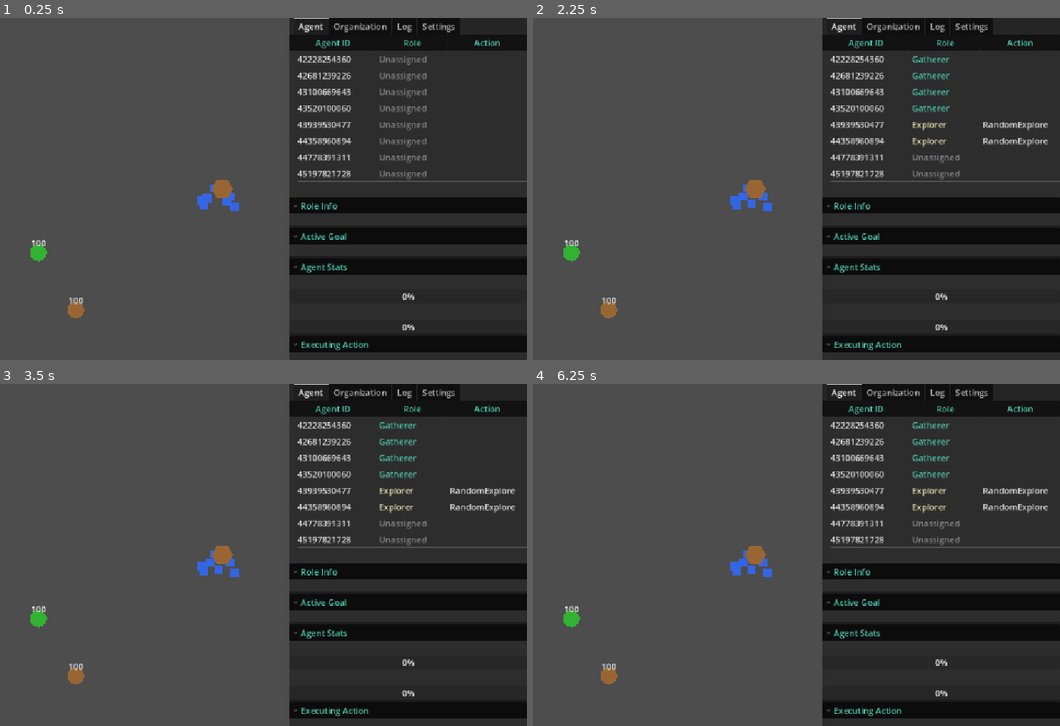
Above: before the commit, frames 1-4 (two rows, left to right).
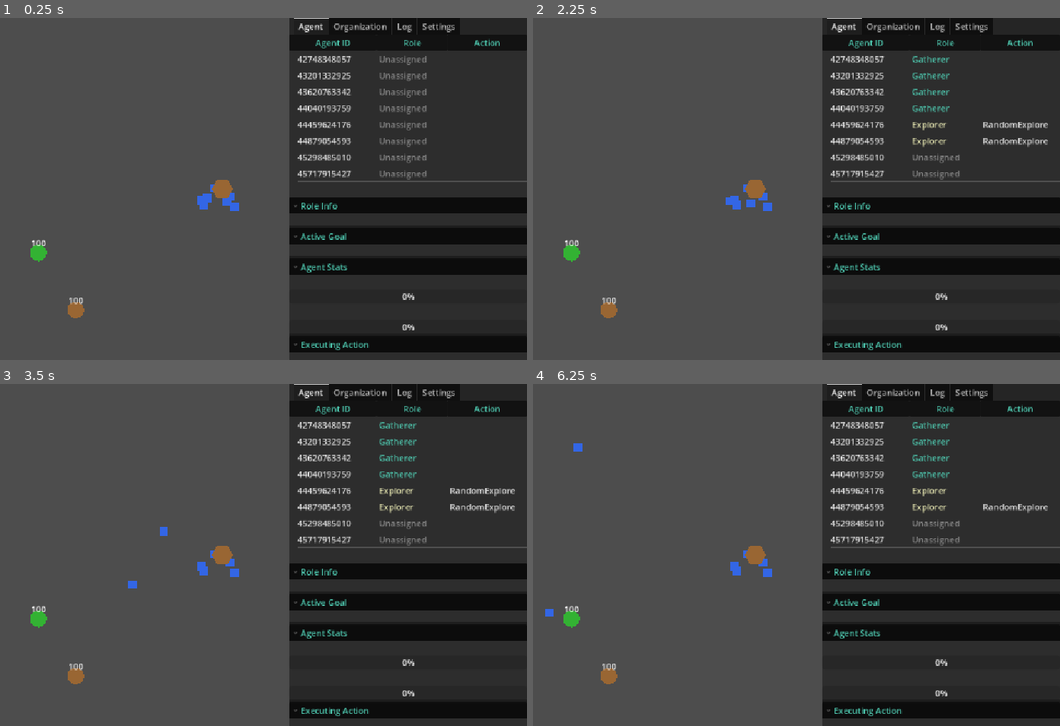
Above: after the commit, the same moments.

Repository: DoctorTangerina/colony-sim
Game: Godot game, scene res://Main.tscn
Two runs of this game, one before a commit and one after it. Both use one fixed random seed, a clock stepped at 60 frames per second and the inputs below.
Inputs:
- Up to frame 1 (0.25 s): no input
- Up to frame 2 (2.25 s): tap Enter at 0.5, 2 s; tap Space at 1.25 s
- Up to frame 3 (3.5 s): tap Space at 2.75 s
- Up to frame 4 (6.25 s): tap Enter at 5 s

The runs differ from the first frame. In frame 1, 0.5% of the frame differs, in the area x 57-67%, y 11-47%; in frame 2, 0.6%; in frame 3, 0.7%; in frame 4, 0.9%, in the area x 2-98%, y 11-68%.

Commit message:
feat: agents pass through each other, obstacle nodes via navigation avoidance
Agents no longer physically collide (collision_mask = 0 on the
CharacterBody2D; collision_layer stays 1 so the Nest TriggerZone still
detects them). ResourceNode and the Nest each get a NavigationObstacle2D
so agents route around them via NavigationAgent2D avoidance instead of
relying on physical collision - agents ignore each other's avoidance
(avoidance_mask/layers split) so the two behaviors don't conflict.

Movement now applies through the velocity_computed callback once
avoidance is enabled. Along the way, fixed the 5s move-timeout racing
against that physics-tied callback: it decremented via accumulated
_process delta, which could elapse well before 5 real seconds of
avoidance-gated movement when idle-process outpaces the physics tick -
switched to a Time.get_ticks_msec() deadline.

Co-Authored-By: Claude Sonnet 5 <noreply@anthropic.com>

Diff:
--- a/agents/agent.tscn
+++ b/agents/agent.tscn
@@ -13,6 +13,7 @@
 size = Vector2(16, 16)
 
 [node name="Agent" type="CharacterBody2D"]
+collision_mask = 0
 script = ExtResource("1_agent")
 
 [node name="CollisionShape2D" type="CollisionShape2D" parent="."]
@@ -20,7 +21,11 @@
 
 [node name="NavAgent" type="NavigationAgent2D" parent="."]
 path_desired_distance = 4.0
-target_desired_distance = 4.0
+target_desired_distance = 32.0
+radius = 8.0
+avoidance_enabled = true
+avoidance_layers = 2
+avoidance_mask = 1
 
 [node name="Sprite" type="Polygon2D" parent="."]
 color = Color(0.2, 0.4, 0.9, 1)
--- a/agents/navigator.gd
+++ b/agents/navigator.gd
@@ -8,7 +8,7 @@
 var _body: CharacterBody2D = null
 var _speed: float = 200.0
 var _moving: bool = false
-var _move_timer: float = 0.0
+var _move_deadline_msec: int = 0
 var _nav_ready: bool = false
 
 
@@ -22,13 +22,15 @@
 	if NavigationServer2D.map_get_iteration_id(nav_map) > 0:
 		_nav_ready = true
 
+	_nav_agent.velocity_computed.connect(_on_velocity_computed)
+
 
 func move_to(target: Vector2) -> void:
 	var nav_map := _body.get_world_2d().navigation_map
 	var closest := NavigationServer2D.map_get_closest_point(nav_map, target)
 	_nav_agent.target_position = closest
 	_moving = true
-	_move_timer = MOVE_TIMEOUT
+	_move_deadline_msec = Time.get_ticks_msec() + int(MOVE_TIMEOUT * 1000.0)
 
 
 func is_moving() -> bool:
@@ -40,14 +42,13 @@
 	_body.velocity = Vector2.ZERO
 
 
-func process(delta: float) -> void:
+func process(_delta: float) -> void:
 	if not _nav_ready:
 		return
 	if not _moving:
 		return
 
-	_move_timer -= delta
-	if _move_timer <= 0.0:
+	if Time.get_ticks_msec() >= _move_deadline_msec:
 		_body.velocity = Vector2.ZERO
 		_moving = false
 		arrived.emit()
@@ -61,5 +62,21 @@
 
 	var next_pos := _nav_agent.get_next_path_position()
 	var direction := (next_pos - _body.global_position).normalized()
-	_body.velocity = direction * _speed
+	var desired_velocity := direction * _speed
+
+	if _nav_agent.avoidance_enabled:
+		# Routes through the RVO avoidance system - the actual move happens in
+		# _on_velocity_computed once the server replies with a safe_velocity,
+		# not here. Obstacle nodes (NavigationObstacle2D) push the reply away
+		# from themselves; agents ignore each other via avoidance_mask.
+		_nav_agent.velocity = desired_velocity
+	else:
+		_body.velocity = desired_velocity
+		_body.move_and_slide()
+
+
+func _on_velocity_computed(safe_velocity: Vector2) -> void:
+	if not _moving:
+		return
+	_body.velocity = safe_velocity
 	_body.move_and_slide()
--- a/organization/Nest.tscn
+++ b/organization/Nest.tscn
@@ -15,6 +15,11 @@
 [node name="CollisionShape2D" type="CollisionShape2D" parent="."]
 shape = SubResource("CircleShape2D_nest")
 
+[node name="NavObstacle" type="NavigationObstacle2D" parent="."]
+radius = 20.0
+avoidance_enabled = true
+avoidance_layers = 1
+
 [node name="Sprite" type="Polygon2D" parent="."]
 color = Color(0.6, 0.4, 0.2, 1)
 polygon = PackedVector2Array(20, 0, 10, 17.32, -10, 17.32, -20, 0, -10, -17.32, 10, -17.32)
--- a/resources/resource_node.tscn
+++ b/resources/resource_node.tscn
@@ -11,6 +11,11 @@
 [node name="CollisionShape2D" type="CollisionShape2D" parent="." unique_id=1393676588]
 shape = SubResource("CircleShape2D_resource")
 
+[node name="NavObstacle" type="NavigationObstacle2D" parent="."]
+radius = 16.0
+avoidance_enabled = true
+avoidance_layers = 1
+
 [node name="Sprite" type="Polygon2D" parent="." unique_id=2084105086]
 color = Color(0.2, 0.7, 0.2, 1)
 polygon = PackedVector2Array(16, 0, 13.86, 8, 8, 13.86, 0, 16, -8, 13.86, -13.86, 8, -16, 0, -13.86, -8, -8, -13.86, 0, -16, 8, -13.86, 13.86, -8)
--- /dev/null
+++ b/tests/test_navigation_obstacles_and_agent_passthrough.gd
@@ -0,0 +1,189 @@
+extends Node
+
+## Regression coverage for two related changes: agents no longer physically
+## block each other (CharacterBody2D collision_mask == 0), and resource nodes
+## / the Nest register as NavigationObstacle2D so a moving agent's avoidance
+## routes around them instead of relying on physical collision (which used to
+## leave the agent stuck against the node, papered over by the 5s move
+## timeout in navigator.gd).
+##
+## Every real Agent instance runs its own GOAP cycle the moment it's added to
+## the tree, and every avoidance-enabled node shares one navigation map per
+## World2D - so each subtest frees its nodes (and waits a couple of physics
+## frames for the server to catch up) before the next one runs, or a leftover
+## agent/obstacle from an earlier check would keep steering on the shared map
+## and contaminate the later ones.
+
+var tests_passed: int = 0
+var tests_failed: int = 0
+
+
+func _ready() -> void:
+	print("=== Navigation Obstacles + Agent Passthrough Test Harness ===")
+	print("")
+
+	await _test_agent_collision_mask_ignores_everything()
+	await _test_two_agents_pass_through_each_other()
+	await _test_resource_node_has_avoidance_obstacle()
+	await _test_nest_has_avoidance_obstacle()
+	await _test_agent_navagent_avoids_obstacles_not_other_agents()
+	await _test_agent_routes_around_resource_node_obstacle()
+
+	print("")
+	print("=== Results: %d passed, %d failed ===" % [tests_passed, tests_failed])
+	get_tree().quit(0 if tests_failed == 0 else 1)
+
+
+func _assert(condition: bool, test_name: String) -> void:
+	if condition:
+		tests_passed += 1
+		print("  PASS: %s" % test_name)
+	else:
+		tests_failed += 1
+		print("  FAIL: %s" % test_name)
+
+
+func _make_agent() -> Node:
+	var agent = preload("res://agents/agent.tscn").instantiate()
+	add_child(agent)
+	return agent
+
+
+func _free_and_settle(nodes: Array) -> void:
+	for node in nodes:
+		node.queue_free()
+	await get_tree().physics_frame
+	await get_tree().physics_frame
+
+
+func _test_agent_collision_mask_ignores_everything() -> void:
+	print("[Test] Agent CharacterBody2D has collision_mask 0 so move_and_slide never blocks on any body")
+	var agent = _make_agent()
+	_assert(agent.collision_mask == 0, "Agent collision_mask is 0 (got %d)" % agent.collision_mask)
+	_assert(agent.collision_layer == 1,
+		"Agent collision_layer stays 1 so the Nest TriggerZone Area2D still detects it (got %d)" % agent.collision_layer)
+	await _free_and_settle([agent])
+
+
+func _test_two_agents_pass_through_each_other() -> void:
+	print("[Test] Two overlapping agents produce zero slide collisions when one moves through the other")
+	var agent_a = _make_agent()
+	var agent_b = _make_agent()
+	agent_b.global_position = Vector2(200, 200)
+	agent_a.global_position = Vector2(190, 200)
+
+	await get_tree().physics_frame
+	await get_tree().physics_frame
+
+	var any_collisions := false
+	for _i in range(30):
+		agent_a.velocity = Vector2(200, 0)
+		agent_a.move_and_slide()
+		if agent_a.get_slide_collision_count() > 0:
+			any_collisions = true
+
+	_assert(not any_collisions,
+		"Agent moving directly through another agent's position never reports a slide collision")
+	_assert(agent_a.global_position.x > 210.0,
+		"Agent actually advanced fully through and past the other agent's position instead of being stopped (x=%s)" % agent_a.global_position.x)
+	await _free_and_settle([agent_a, agent_b])
+
+
+func _test_resource_node_has_avoidance_obstacle() -> void:
+	print("[Test] ResourceNode exposes a NavigationObstacle2D configured for avoidance")
+	var node = preload("res://resources/resource_node.tscn").instantiate()
+	add_child(node)
+	var obstacle: NavigationObstacle2D = node.get_node_or_null("NavObstacle")
+	_assert(obstacle != null, "ResourceNode has a NavObstacle child")
+	if obstacle:
+		_assert(obstacle.avoidance_enabled, "ResourceNode's obstacle has avoidance_enabled")
+		_assert(obstacle.radius == 16.0, "ResourceNode's obstacle radius matches its collision shape (got %s)" % obstacle.radius)
+		_assert(obstacle.avoidance_layers == 1, "ResourceNode's obstacle broadcasts on avoidance layer 1 (got %s)" % obstacle.avoidance_layers)
+	await _free_and_settle([node])
+
+
+func _test_nest_has_avoidance_obstacle() -> void:
+	print("[Test] Nest exposes a NavigationObstacle2D configured for avoidance")
+	var nest = preload("res://organization/Nest.tscn").instantiate()
+	add_child(nest)
+	var obstacle: NavigationObstacle2D = nest.get_node_or_null("NavObstacle")
+	_assert(obstacle != null, "Nest has a NavObstacle child")
+	if obstacle:
+		_assert(obstacle.avoidance_enabled, "Nest's obstacle has avoidance_enabled")
+		_assert(obstacle.radius == 20.0, "Nest's obstacle radius matches its collision shape (got %s)" % obstacle.radius)
+		_assert(obstacle.avoidance_layers == 1, "Nest's obstacle broadcasts on avoidance layer 1 (got %s)" % obstacle.avoidance_layers)
+	await _free_and_settle([nest])
+
+
+func _test_agent_navagent_avoids_obstacles_not_other_agents() -> void:
+	print("[Test] Agent's NavAgent reacts to the obstacle avoidance layer but not to other agents")
+	var agent = _make_agent()
+	var nav_agent: NavigationAgent2D = agent.get_node("NavAgent")
+	_assert(nav_agent.avoidance_enabled, "NavAgent has avoidance_enabled")
+	_assert(nav_agent.avoidance_mask == 1, "NavAgent only reacts to avoidance layer 1 (obstacles) (got %s)" % nav_agent.avoidance_mask)
+	_assert(nav_agent.avoidance_layers == 2, "NavAgent broadcasts on avoidance layer 2 (agents), not layer 1 (got %s)" % nav_agent.avoidance_layers)
+	_assert(nav_agent.target_desired_distance >= 24.0,
+		"target_desired_distance clears a resource node's obstacle radius (16) + agent radius (8) (got %s)" % nav_agent.target_desired_distance)
+	_assert(nav_agent.target_desired_distance >= 28.0,
+		"target_desired_distance clears the Nest's obstacle radius (20) + agent radius (8) (got %s)" % nav_agent.target_desired_distance)
+	await _free_and_settle([agent])
+
+
+func _make_nav_region() -> NavigationRegion2D:
+	var region := NavigationRegion2D.new()
+	var poly := NavigationPolygon.new()
+	poly.vertices = PackedVector2Array([Vector2(0, 0), Vector2(500, 0), Vector2(500, 300), Vector2(0, 300)])
+	poly.add_polygon(PackedInt32Array([0, 1, 2, 3]))
+	region.navigation_polygon = poly
+	add_child(region)
+	return region
+
+
+func _wait_for_nav_ready(nav_map: RID, probe: Vector2) -> void:
+	for _attempt in range(100):
+		var changed_map: RID = await NavigationServer2D.map_changed
+		if changed_map != nav_map:
+			continue
+		if NavigationServer2D.map_get_closest_point(nav_map, probe) != Vector2.ZERO:
+			return
+
+
+## Root-cause regression: before nodes were wired up as NavigationObstacle2D,
+## an agent's straight-line path went directly through a resource node's
+## collision shape, relying on the 5s move-timeout to eventually "arrive"
+## after getting physically stuck. Now the path must curve around the node's
+## avoidance radius and still reach the far side.
+func _test_agent_routes_around_resource_node_obstacle() -> void:
+	print("[Test] Agent walking toward a target beyond a resource node routes around it instead of crossing through it")
+	var region := _make_nav_region()
+
+	var start := Vector2(50, 150)
+	var obstacle_pos := Vector2(250, 150)
+	var target := Vector2(450, 150)
+
+	var node = preload("res://resources/resource_node.tscn").instantiate()
+	region.add_child(node)
+	node.global_position = obstacle_pos
+
+	var agent = preload("res://agents/agent.tscn").instantiate()
+	region.add_child(agent)
+	agent.global_position = start
+
+	await _wait_for_nav_ready(agent.get_world_2d().navigation_map, start)
+
+	agent._navigator.move_to(target)
+
+	var min_distance_to_obstacle: float = INF
+	var frames := 0
+	while agent._navigator.is_moving() and frames < 400:
+		await get_tree().physics_frame
+		frames += 1
+		var dist: float = agent.global_position.distance_to(obstacle_pos)
+		if dist < min_distance_to_obstacle:
+			min_distance_to_obstacle = dist
+
+	_assert(frames < 400, "Agent finished moving before the safety frame cap (got %d frames)" % frames)
+	_assert(min_distance_to_obstacle >= 15.0,
+		"Agent never crossed inside the resource node's avoidance radius (got min distance %s)" % min_distance_to_obstacle)
+	_assert(agent.global_position.distance_to(target) < 40.0,
+		"Agent still reaches the far side of the obstacle (final distance to target: %s)" % agent.global_position.distance_to(target))
--- /dev/null
+++ b/tests/test_navigation_obstacles_and_agent_passthrough.tscn
@@ -0,0 +1,6 @@
+[gd_scene load_steps=2 format=3]
+
+[ext_resource type="Script" path="res://tests/test_navigation_obstacles_and_agent_passthrough.gd" id="1"]
+
+[node name="TestNavigationObstaclesAndAgentPassthrough" type="Node"]
+script = ExtResource("1")
Not shown, added: tests/test_navigation_obstacles_and_agent_passthrough.gd.uid
